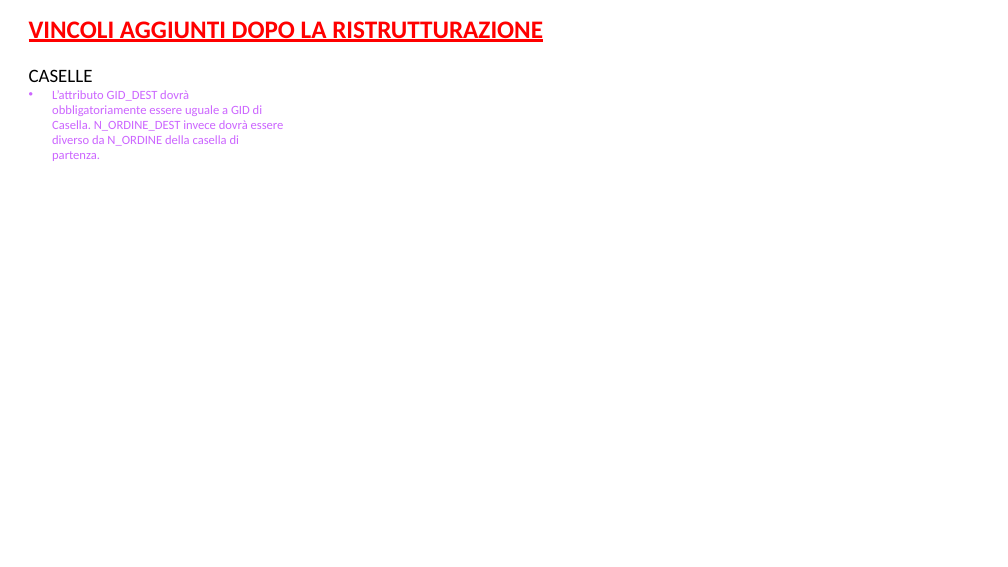
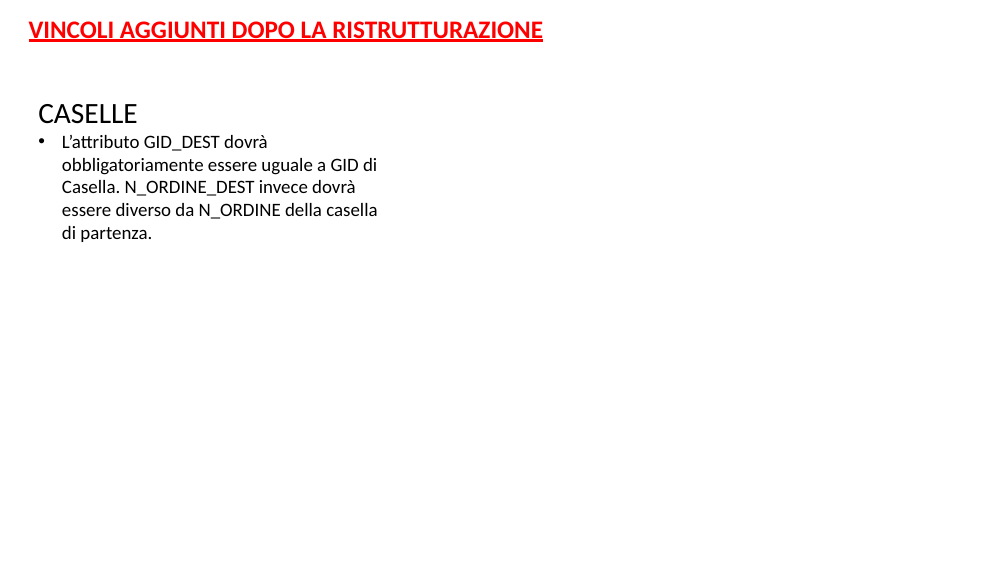
Before and after one commit to DavideGit-cs/BD_Progetto_Gruppo11, a slide deck: slide 7 of Vincoli_Domini_BDProgetto_finale.pptx. Drawn at 1008x567 pixels with LibreOffice and Linux fonts; fonts in the diff are those of the drawing. Boxes give left, top, right and bottom in pixels: in the first picture for what was removed or moved away, otherwise in the second. Text is boxed around its words. In the diff, an @@ line names an element or a change of style, - is before the commit and + after.

```diff
--- a/Vincoli_Domini_BDProgetto_finale.pptx
+++ b/Vincoli_Domini_BDProgetto_finale.pptx
@@ text "CASELLE" moved from (x1=29, y1=69, x2=284, y2=161) to (x1=38, y1=104, x2=377, y2=242) @@
@@ text "CASELLE" at (x1=38, y1=104, x2=377, y2=242): size 18 to 28 pt in "CASELLE"; size 12 to 18 pt, text colour #CC66FF to #000000 @@
```
Also in this commit, not shown: 6 other slides changed, 1 slide added, 3 other files.
